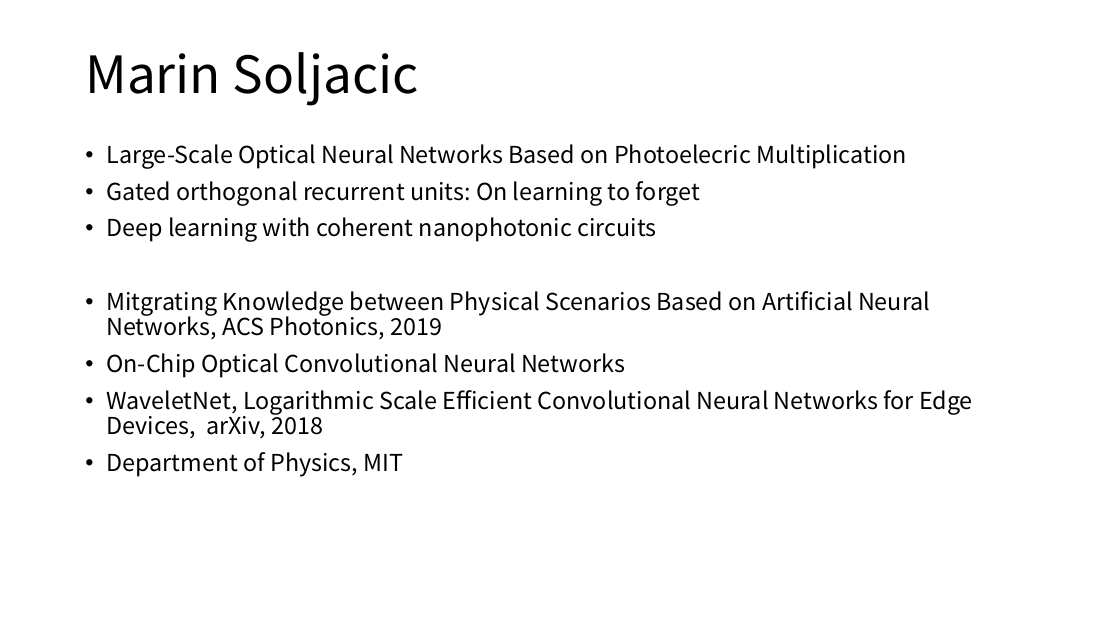
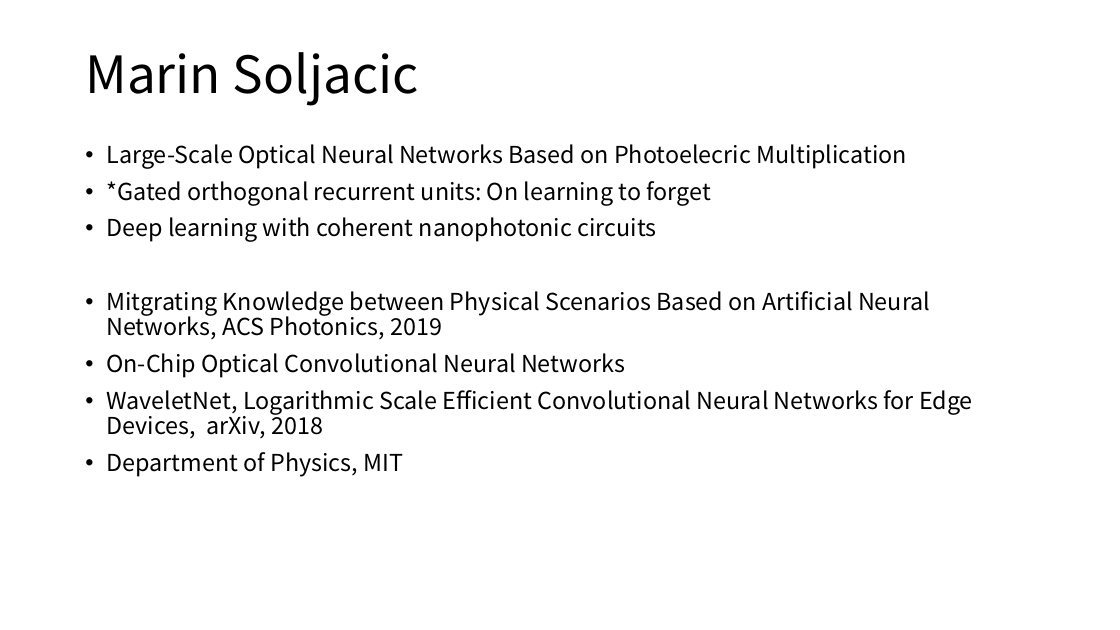
Before and after one commit to lucaschang95/DiscussionWithLin, a slide deck: slide 7 of 20190918 - 光芯片深度学习调研.pptx. Drawn at 1120x630 pixels with LibreOffice and Linux fonts; fonts in the diff are those of the drawing. Boxes give left, top, right and bottom in pixels: in the first picture for what was removed or moved away, otherwise in the second. Text is boxed around its words. In the diff, an @@ line names an element or a change of style, - is before the commit and + after.

Commit message:
update0915

```diff
--- a/20190918 - 光芯片深度学习调研.pptx
+++ b/20190918 - 光芯片深度学习调研.pptx
@@ text at (x1=106, y1=181, x2=711, y2=206): text changed @@
-• Gated orthogonal recurrent units: On learning to forget
+• *Gated orthogonal recurrent units: On learning to forget
```
Also in this commit, not shown: 2 other slides changed, 4 slides added.
